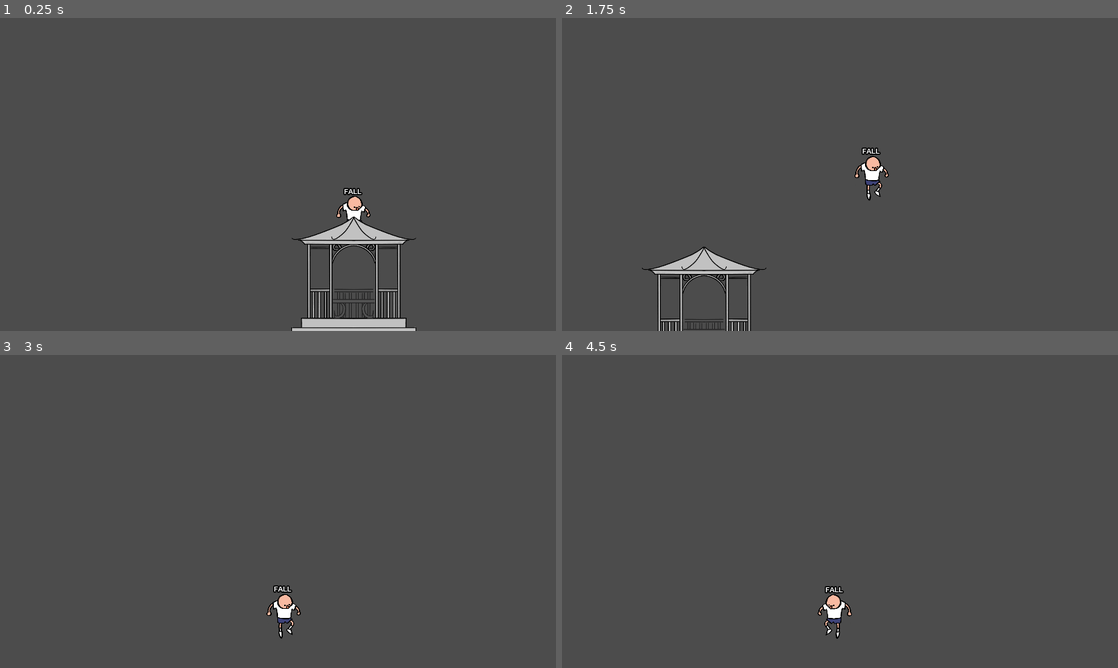
Above: before the commit, frames 1-4 (two rows, left to right).
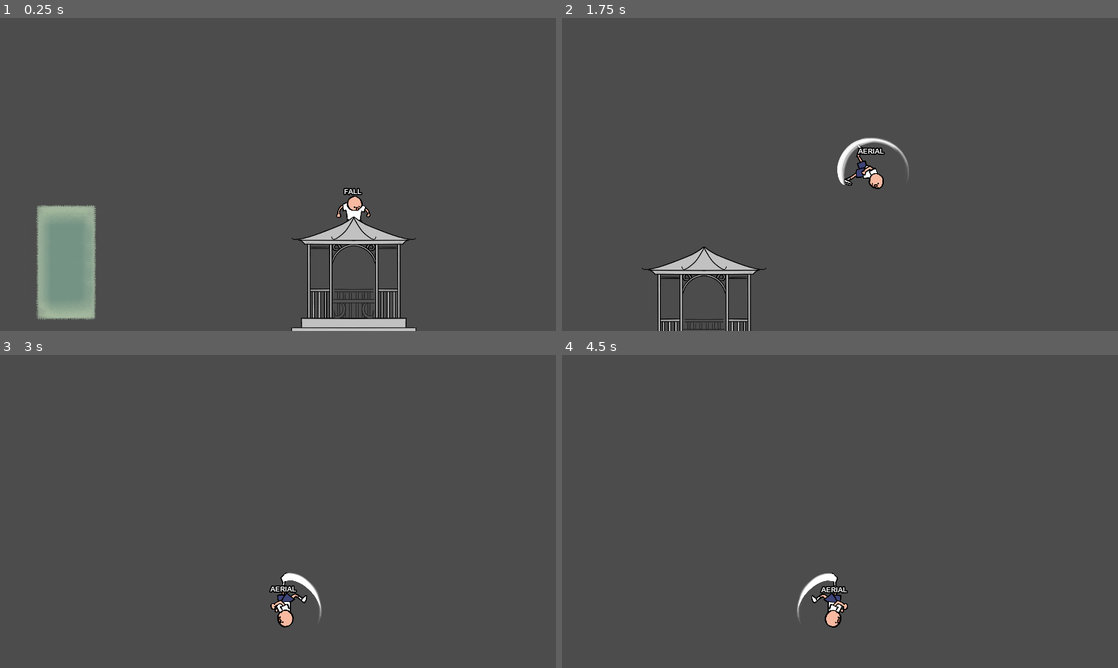
Above: after the commit, the same moments.

Repository: kevinpliang/POSY
Game: Godot game, scene res://game/Main.tscn
The game is run twice, just before and just after one commit, with the same random seed, the same clock (stepped at 60 frames per second) and the same inputs.
Inputs:
- Up to frame 1 (0.25 s): no input
- Up to frame 2 (1.75 s): hold Right (ui_right) from 0.53 s (still down); tap P (a) at 0.6, 1.55 s; tap Up (ui_up) at 0.77, 0.8, 1.07, 1.35, 1.52 s
- Up to frame 3 (3 s): tap Up (ui_up) at 1.82, 2.3 s; release Right (ui_right) at 2.03 s; hold Left (ui_left) 2.03-2.78 s; tap P (a) at 2.1, 2.85 s; hold Right (ui_right) from 2.78 s (still down)
- Up to frame 4 (4.5 s): tap Up (ui_up) at 3.02, 3.32, 3.6, 3.77, 4.07 s; release Right (ui_right) at 4.28 s; hold Left (ui_left) from 4.28 s (still down); tap P (a) at 4.35 s

The runs differ from the first frame. In frame 1, 3.8% of the frame differs, in the area x 6-18%, y 59-97%; in frame 2, 0.9%; in frame 3, 0.7%; in frame 4, 0.7%.

Commit message:
kick 1.0

Diff:
--- a/characters/Zee.gd
+++ b/characters/Zee.gd
@@ -1,8 +1,12 @@
 extends KinematicBody2D
 
+# imports
 onready var hit_effect = preload("res://objects/effects/Hit_effects.tscn")
 
+# children
 onready var sprite = $sprite;
+onready var right_raycasts = $wall_raycasts/right
+onready var left_raycasts = $wall_raycasts/left
 
 # physics constants
 const run_accel = 300
@@ -29,20 +33,24 @@
 
 # timer variables
 var punch_cooldown = false
+var aerial_cooldown = false
 
 # ratchet state machine 2.0
 var current_state;
-enum STATES { IDLE, WALK, JUMP, DJUMP, FALL, FFALL, CROUCH, PUNCH };
+var prev_state;
+enum STATES { IDLE, WALK, JUMP, DJUMP, WJUMP, FALL, FFALL, CROUCH, PUNCH, AERIAL };
 var can_go_from = {
 	# from.........to.................................................................................
 	STATES.IDLE  : [STATES.WALK, STATES.JUMP, STATES.DJUMP, STATES.FALL, STATES.CROUCH, STATES.PUNCH],
 	STATES.WALK  : [STATES.IDLE, STATES.JUMP, STATES.CROUCH, STATES.PUNCH],
-	STATES.JUMP  : [STATES.DJUMP, STATES.FALL],
-	STATES.DJUMP : [STATES.FALL],
-	STATES.FALL  : [STATES.IDLE, STATES.JUMP, STATES.DJUMP, STATES.FFALL],
-	STATES.FFALL : [STATES.IDLE, STATES.JUMP, STATES.DJUMP],
+	STATES.JUMP  : [STATES.DJUMP, STATES.FALL, STATES.AERIAL],
+	STATES.DJUMP : [STATES.IDLE, STATES.AERIAL],
+	STATES.WJUMP : [STATES.DJUMP, STATES.FALL, STATES.AERIAL],
+	STATES.FALL  : [STATES.IDLE, STATES.JUMP, STATES.DJUMP, STATES.FFALL, STATES.AERIAL],
+	STATES.FFALL : [STATES.IDLE, STATES.JUMP, STATES.DJUMP, STATES.AERIAL],
 	STATES.CROUCH: [STATES.IDLE, STATES.WALK, STATES.JUMP],
-	STATES.PUNCH : []
+	STATES.PUNCH : [],
+	STATES.AERIAL: []
 }
 
 func _ready() -> void:
@@ -58,7 +66,7 @@
 		if current_state != STATES.PUNCH:
 			current_state = STATES.IDLE
 	else:
-		if vel.y > 0: # this sucks but idk how else to do it
+		if STATES.FALL in can_go_from[current_state] and vel.y > 0: # this sucks but idk how else to do it
 			current_state = STATES.FALL
 
 	# left or right
@@ -70,6 +78,8 @@
 	if Input.is_action_just_pressed("ui_up"):
 		if STATES.JUMP in can_go_from[current_state] and jumps == 2:
 			current_state = STATES.JUMP
+		#elif STATES.WJUMP in can_go_from[current_state] and jumps == 1 and check_wall():
+			#current_state = STATES.WJUMP
 		elif STATES.DJUMP in can_go_from[current_state] and jumps == 1:
 			current_state = STATES.DJUMP
 
@@ -84,6 +94,9 @@
 	if Input.is_action_just_pressed("a"):
 		if !punch_cooldown and STATES.PUNCH in can_go_from[current_state]:
 			current_state = STATES.PUNCH
+		if !aerial_cooldown and STATES.AERIAL in can_go_from[current_state]:
+			prev_state = current_state
+			current_state = STATES.AERIAL
 
 func get_physics_from_state() -> void:
 	# you can always control his horizontal movement
@@ -116,6 +129,8 @@
 			if jumps == 1:
 				vel.y = jump_speed
 				jumps -= 1
+		STATES.WJUMP:
+			pass
 		STATES.FALL:
 			pass
 		STATES.FFALL:
@@ -126,6 +141,8 @@
 		STATES.PUNCH:
 			vel.x = 0
 			punch()
+		STATES.AERIAL:
+			aerial()
 
 	# refresh jumps
 	if is_on_floor():
@@ -151,6 +168,8 @@
 			sprite.play("straight_jump")
 		STATES.DJUMP:
 			sprite.play("double_jump")
+		STATES.WJUMP:
+			pass
 		STATES.FALL:
 			sprite.play("fall")
 		STATES.FFALL:
@@ -159,6 +178,8 @@
 			sprite.play("crouch")
 		STATES.PUNCH:
 			sprite.play("punch")
+		STATES.AERIAL:
+			sprite.play("aerial")
 
 func _physics_process(delta) -> void:
 	get_state_from_input()
@@ -178,6 +199,8 @@
 			$state_label.text = "JUMP"
 		STATES.DJUMP:
 			$state_label.text = "DJUMP"
+		STATES.WJUMP:
+			$state_label.text = "WJUMP"
 		STATES.FALL:
 			$state_label.text = "FALL"
 		STATES.FFALL:
@@ -186,6 +209,8 @@
 			$state_label.text = "CROUCH"
 		STATES.PUNCH:
 			$state_label.text = "PUNCH"
+		STATES.AERIAL:
+			$state_label.text = "AERIAL"
 
 func punch() -> void:
 	punch_cooldown = true
@@ -197,6 +222,24 @@
 	yield(get_tree().create_timer(ATTACK_SPEED), "timeout")
 	punch_cooldown = false
 
+func aerial() -> void:
+	aerial_cooldown = true
+	#$punch_hitbox/shape.disabled = false
+	yield(get_tree().create_timer(0.3), "timeout")
+	#$punch_hitbox/shape.disabled = true
+	current_state = prev_state #not working..try double jumping and kicking then immediately jumping upon landing..this piece of code resets zee to a djump state when he should be going to jump. also strange flickering similar to punch issue
+	# attack speed timer
+	yield(get_tree().create_timer(ATTACK_SPEED), "timeout")
+	aerial_cooldown = false
+
+func check_wall(wall_raycasts):
+	for raycast in wall_raycasts.get_children():
+		if raycast.is_colliding():
+			var dot = acos(Vector2.UP.dot(raycast.get_collision_normal()))
+			if dot > PI * 0.45:
+				return true
+	return false
+
 func _on_hurtbox_area_entered(area) -> void:
 	if area.is_in_group("player_damager"):
 		get_tree().reload_current_scene()
--- a/characters/Zee.tscn
+++ b/characters/Zee.tscn
@@ -9,6 +9,7 @@
 [ext_resource path="res://characters/sprites/Zee/zee_punch_v2.png" type="Texture" id=7]
 [ext_resource path="res://game/Camera.tscn" type="PackedScene" id=8]
 [ext_resource path="res://resources/Arial/arialbd.ttf" type="DynamicFontData" id=9]
+[ext_resource path="res://characters/sprites/Zee/zee_aerial.png" type="Texture" id=10]
 
 [sub_resource type="AtlasTexture" id=1]
 flags = 4
@@ -27,183 +28,228 @@
 
 [sub_resource type="AtlasTexture" id=4]
 flags = 4
-atlas = ExtResource( 2 )
+atlas = ExtResource( 7 )
+region = Rect2( 0, 0, 450, 450 )
+
+[sub_resource type="AtlasTexture" id=5]
+flags = 4
+atlas = ExtResource( 7 )
+region = Rect2( 450, 0, 450, 450 )
+
+[sub_resource type="AtlasTexture" id=6]
+flags = 4
+atlas = ExtResource( 7 )
+region = Rect2( 900, 0, 450, 450 )
+
+[sub_resource type="AtlasTexture" id=7]
+flags = 4
+atlas = ExtResource( 7 )
 region = Rect2( 1350, 0, 450, 450 )
 
-[sub_resource type="AtlasTexture" id=5]
-flags = 4
-atlas = ExtResource( 2 )
+[sub_resource type="AtlasTexture" id=8]
+flags = 4
+atlas = ExtResource( 7 )
 region = Rect2( 1800, 0, 450, 450 )
 
-[sub_resource type="AtlasTexture" id=6]
-flags = 4
-atlas = ExtResource( 2 )
+[sub_resource type="AtlasTexture" id=9]
+flags = 4
+atlas = ExtResource( 7 )
 region = Rect2( 2250, 0, 450, 450 )
 
-[sub_resource type="AtlasTexture" id=7]
+[sub_resource type="AtlasTexture" id=10]
+flags = 4
+atlas = ExtResource( 10 )
+region = Rect2( 0, 0, 750, 750 )
+
+[sub_resource type="AtlasTexture" id=11]
+flags = 4
+atlas = ExtResource( 10 )
+region = Rect2( 750, 0, 750, 750 )
+
+[sub_resource type="AtlasTexture" id=12]
+flags = 4
+atlas = ExtResource( 10 )
+region = Rect2( 1500, 0, 750, 750 )
+
+[sub_resource type="AtlasTexture" id=13]
+flags = 4
+atlas = ExtResource( 10 )
+region = Rect2( 2250, 0, 750, 750 )
+
+[sub_resource type="AtlasTexture" id=14]
+flags = 4
+atlas = ExtResource( 10 )
+region = Rect2( 3000, 0, 750, 750 )
+
+[sub_resource type="AtlasTexture" id=15]
+flags = 4
+atlas = ExtResource( 10 )
+region = Rect2( 3750, 0, 750, 750 )
+
+[sub_resource type="AtlasTexture" id=16]
+flags = 4
+atlas = ExtResource( 10 )
+region = Rect2( 4500, 0, 750, 750 )
+
+[sub_resource type="AtlasTexture" id=17]
+flags = 4
+atlas = ExtResource( 10 )
+region = Rect2( 5250, 0, 750, 750 )
+
+[sub_resource type="AtlasTexture" id=18]
+flags = 4
+atlas = ExtResource( 2 )
+region = Rect2( 1350, 0, 450, 450 )
+
+[sub_resource type="AtlasTexture" id=19]
+flags = 4
+atlas = ExtResource( 2 )
+region = Rect2( 1800, 0, 450, 450 )
+
+[sub_resource type="AtlasTexture" id=20]
+flags = 4
+atlas = ExtResource( 2 )
+region = Rect2( 2250, 0, 450, 450 )
+
+[sub_resource type="AtlasTexture" id=21]
 flags = 4
 atlas = ExtResource( 2 )
 region = Rect2( 2700, 0, 450, 450 )
 
-[sub_resource type="AtlasTexture" id=8]
-flags = 4
-atlas = ExtResource( 4 )
-region = Rect2( 0, 0, 450, 450 )
-
-[sub_resource type="AtlasTexture" id=9]
+[sub_resource type="AtlasTexture" id=22]
+flags = 4
+atlas = ExtResource( 6 )
+region = Rect2( 0, 0, 450, 450 )
+
+[sub_resource type="AtlasTexture" id=23]
+flags = 4
+atlas = ExtResource( 5 )
+region = Rect2( 0, 0, 450, 450 )
+
+[sub_resource type="AtlasTexture" id=24]
+flags = 4
+atlas = ExtResource( 4 )
+region = Rect2( 0, 0, 450, 450 )
+
+[sub_resource type="AtlasTexture" id=25]
 flags = 4
 atlas = ExtResource( 4 )
 region = Rect2( 900, 0, 450, 450 )
 
-[sub_resource type="AtlasTexture" id=10]
+[sub_resource type="AtlasTexture" id=26]
 flags = 4
 atlas = ExtResource( 4 )
 region = Rect2( 450, 0, 450, 450 )
 
-[sub_resource type="AtlasTexture" id=11]
+[sub_resource type="AtlasTexture" id=27]
 flags = 4
 atlas = ExtResource( 4 )
 region = Rect2( 1350, 0, 450, 450 )
 
-[sub_resource type="AtlasTexture" id=12]
+[sub_resource type="AtlasTexture" id=28]
 flags = 4
 atlas = ExtResource( 4 )
 region = Rect2( 2250, 0, 450, 450 )
 
-[sub_resource type="AtlasTexture" id=13]
+[sub_resource type="AtlasTexture" id=29]
 flags = 4
 atlas = ExtResource( 4 )
 region = Rect2( 3150, 0, 450, 450 )
 
-[sub_resource type="AtlasTexture" id=14]
+[sub_resource type="AtlasTexture" id=30]
 flags = 4
 atlas = ExtResource( 4 )
 region = Rect2( 4050, 0, 450, 450 )
 
-[sub_resource type="AtlasTexture" id=15]
+[sub_resource type="AtlasTexture" id=31]
 flags = 4
 atlas = ExtResource( 4 )
 region = Rect2( 4950, 0, 450, 450 )
 
-[sub_resource type="AtlasTexture" id=16]
+[sub_resource type="AtlasTexture" id=32]
 flags = 4
 atlas = ExtResource( 4 )
 region = Rect2( 5850, 0, 450, 450 )
 
-[sub_resource type="AtlasTexture" id=17]
+[sub_resource type="AtlasTexture" id=33]
 flags = 4
 atlas = ExtResource( 4 )
 region = Rect2( 6750, 0, 450, 450 )
 
-[sub_resource type="AtlasTexture" id=18]
+[sub_resource type="AtlasTexture" id=34]
 flags = 4
 atlas = ExtResource( 4 )
 region = Rect2( 7650, 0, 450, 450 )
 
-[sub_resource type="AtlasTexture" id=19]
-flags = 4
-atlas = ExtResource( 5 )
-region = Rect2( 0, 0, 450, 450 )
-
-[sub_resource type="AtlasTexture" id=20]
-flags = 4
-atlas = ExtResource( 6 )
-region = Rect2( 0, 0, 450, 450 )
-
-[sub_resource type="AtlasTexture" id=21]
+[sub_resource type="AtlasTexture" id=35]
 flags = 4
 atlas = ExtResource( 3 )
 region = Rect2( 0, 0, 450, 450 )
 
-[sub_resource type="AtlasTexture" id=22]
+[sub_resource type="AtlasTexture" id=36]
 flags = 4
 atlas = ExtResource( 3 )
 region = Rect2( 450, 0, 450, 450 )
 
-[sub_resource type="AtlasTexture" id=23]
-flags = 4
-atlas = ExtResource( 7 )
-region = Rect2( 0, 0, 450, 450 )
-
-[sub_resource type="AtlasTexture" id=24]
-flags = 4
-atlas = ExtResource( 7 )
-region = Rect2( 450, 0, 450, 450 )
-
-[sub_resource type="AtlasTexture" id=25]
-flags = 4
-atlas = ExtResource( 7 )
-region = Rect2( 900, 0, 450, 450 )
-
-[sub_resource type="AtlasTexture" id=26]
-flags = 4
-atlas = ExtResource( 7 )
-region = Rect2( 1350, 0, 450, 450 )
-
-[sub_resource type="AtlasTexture" id=27]
-flags = 4
-atlas = ExtResource( 7 )
-region = Rect2( 1800, 0, 450, 450 )
-
-[sub_resource type="AtlasTexture" id=28]
-flags = 4
-atlas = ExtResource( 7 )
-region = Rect2( 2250, 0, 450, 450 )
-
-[sub_resource type="SpriteFrames" id=29]
+[sub_resource type="SpriteFrames" id=37]
 animations = [ {
 "frames": [ SubResource( 1 ), SubResource( 2 ), SubResource( 3 ) ],
 "loop": true,
 "name": "idle",
 "speed": 5.0
 }, {
-"frames": [ SubResource( 4 ), SubResource( 5 ), SubResource( 6 ), SubResource( 7 ) ],
-"loop": true,
-"name": "walk",
-"speed": 8.0
-}, {
-"frames": [ SubResource( 8 ), SubResource( 9 ), SubResource( 10 ), SubResource( 11 ), SubResource( 12 ), SubResource( 13 ), SubResource( 14 ), SubResource( 15 ), SubResource( 16 ), SubResource( 17 ), SubResource( 18 ) ],
-"loop": true,
-"name": "double_jump",
-"speed": 35.0
-}, {
-"frames": [ SubResource( 19 ) ],
-"loop": true,
-"name": "fall",
-"speed": 1.0
-}, {
-"frames": [ SubResource( 20 ) ],
-"loop": true,
-"name": "crouch",
-"speed": 5.0
-}, {
-"frames": [ SubResource( 21 ), SubResource( 22 ) ],
-"loop": false,
-"name": "straight_jump",
-"speed": 10.0
-}, {
-"frames": [ SubResource( 23 ), SubResource( 24 ), SubResource( 25 ), SubResource( 26 ), SubResource( 27 ), SubResource( 28 ) ],
+"frames": [ SubResource( 4 ), SubResource( 5 ), SubResource( 6 ), SubResource( 7 ), SubResource( 8 ), SubResource( 9 ) ],
 "loop": false,
 "name": "punch",
 "speed": 25.0
+}, {
+"frames": [ SubResource( 10 ), SubResource( 11 ), SubResource( 12 ), SubResource( 13 ), SubResource( 14 ), SubResource( 15 ), SubResource( 16 ), SubResource( 17 ) ],
+"loop": false,
+"name": "aerial",
+"speed": 20.0
+}, {
+"frames": [ SubResource( 18 ), SubResource( 19 ), SubResource( 20 ), SubResource( 21 ) ],
+"loop": true,
+"name": "walk",
+"speed": 8.0
+}, {
+"frames": [ SubResource( 22 ) ],
+"loop": true,
+"name": "crouch",
+"speed": 5.0
+}, {
+"frames": [ SubResource( 23 ) ],
+"loop": true,
+"name": "fall",
+"speed": 1.0
+}, {
+"frames": [ SubResource( 24 ), SubResource( 25 ), SubResource( 26 ), SubResource( 27 ), SubResource( 28 ), SubResource( 29 ), SubResource( 30 ), SubResource( 31 ), SubResource( 32 ), SubResource( 33 ), SubResource( 34 ) ],
+"loop": true,
+"name": "double_jump",
+"speed": 35.0
 }, {
 "frames": [  ],
 "loop": false,
 "name": "long_jump",
 "speed": 10.0
+}, {
+"frames": [ SubResource( 35 ), SubResource( 36 ) ],
+"loop": false,
+"name": "straight_jump",
+"speed": 10.0
 } ]
 
-[sub_resource type="RectangleShape2D" id=30]
-extents = Vector2( 26.2174, 66.2509 )
-
-[sub_resource type="CapsuleShape2D" id=31]
+[sub_resource type="CapsuleShape2D" id=38]
 radius = 53.3571
 height = 129.131
 
-[sub_resource type="CircleShape2D" id=32]
+[sub_resource type="RectangleShape2D" id=39]
+extents = Vector2( 26.2174, 66.2509 )
+
+[sub_resource type="CircleShape2D" id=40]
 radius = 27.0046
 
-[sub_resource type="DynamicFont" id=33]
+[sub_resource type="DynamicFont" id=41]
 size = 25
 outline_size = 4
 outline_color = Color( 0, 0, 0, 1 )
@@ -214,12 +260,8 @@
 
 [node name="sprite" type="AnimatedSprite" parent="."]
 scale = Vector2( 0.5, 0.5 )
-frames = SubResource( 29 )
+frames = SubResource( 37 )
 animation = "idle"
-
-[node name="collision_box" type="CollisionShape2D" parent="."]
-position = Vector2( -1.87289, 3.28711 )
-shape = SubResource( 30 )
 
 [node name="punch_hitbox" type="Area2D" parent="." groups=[
 "enemy_damager",
@@ -229,14 +271,48 @@
 [node name="shape" type="CollisionShape2D" parent="punch_hitbox"]
 position = Vector2( 127.57, -28.0752 )
 rotation = 1.62106
-shape = SubResource( 31 )
+shape = SubResource( 38 )
 disabled = true
+
+[node name="collision_box" type="CollisionShape2D" parent="."]
+position = Vector2( -1.87289, 3.28711 )
+shape = SubResource( 39 )
 
 [node name="hurtbox" type="Area2D" parent="."]
 
 [node name="shape" type="CollisionShape2D" parent="hurtbox"]
 position = Vector2( -0.648651, -6.81618 )
-shape = SubResource( 32 )
+shape = SubResource( 40 )
+
+[node name="wall_raycasts" type="Node2D" parent="."]
+
+[node name="right" type="Node2D" parent="wall_raycasts"]
+
+[node name="top" type="RayCast2D" parent="wall_raycasts/right"]
+position = Vector2( 0, -40 )
+rotation = -1.5708
+scale = Vector2( 1, 0.8 )
+enabled = true
+
+[node name="bot" type="RayCast2D" parent="wall_raycasts/right"]
+position = Vector2( 0, 40 )
+rotation = -1.5708
+scale = Vector2( 1, 0.8 )
+enabled = true
+
+[node name="left" type="Node2D" parent="wall_raycasts"]
+
+[node name="top" type="RayCast2D" parent="wall_raycasts/left"]
+position = Vector2( 0, -40 )
+rotation = 1.5708
+scale = Vector2( 1, 0.8 )
+enabled = true
+
+[node name="bot" type="RayCast2D" parent="wall_raycasts/left"]
+position = Vector2( 0, 40 )
+rotation = 1.5708
+scale = Vector2( 1, 0.8 )
+enabled = true
 
 [node name="Camera" parent="." instance=ExtResource( 8 )]
 
--- a/world/Garden/Garden.tscn
+++ b/world/Garden/Garden.tscn
@@ -23,7 +23,7 @@
 [node name="Ground" type="TileMap" parent="CanvasLayer"]
 tile_set = ExtResource( 1 )
 format = 1
-tile_data = PoolIntArray( 655362, 0, 0, 655364, 1, 0, 655365, 1, 0 …(689 unchanged characters)…
+tile_data = PoolIntArray( 262141, 0, 0, 262143, 1, 0, 196608, 2, 0, 393213, 4, 0, 393215, 3, 0, 327680, 5, 0, 458749, 4, 0, 458751, 3, 0, 393216, 5, 0, 524285, 4, 0, 524287, 3, 0, 458752, 5, 0, 589821, 4, 0, 589823, 3, 0, 524288, 5, 0, 655357, 6, 0, 655359, 7, 0, 589824, 8, 0, 655362, 0, 0, 655364, 1, 0, 655365, 1, 0 …(689 unchanged characters)…
 
 [node name="Gazebo" type="StaticBody2D" parent="."]
 
Not shown: 2 places in characters/Zee.tscn that only renumber resources
Binary file added: characters/sprites/Zee/zee_aerial.png
Not shown, added: characters/sprites/Zee/zee_aerial.png.import
